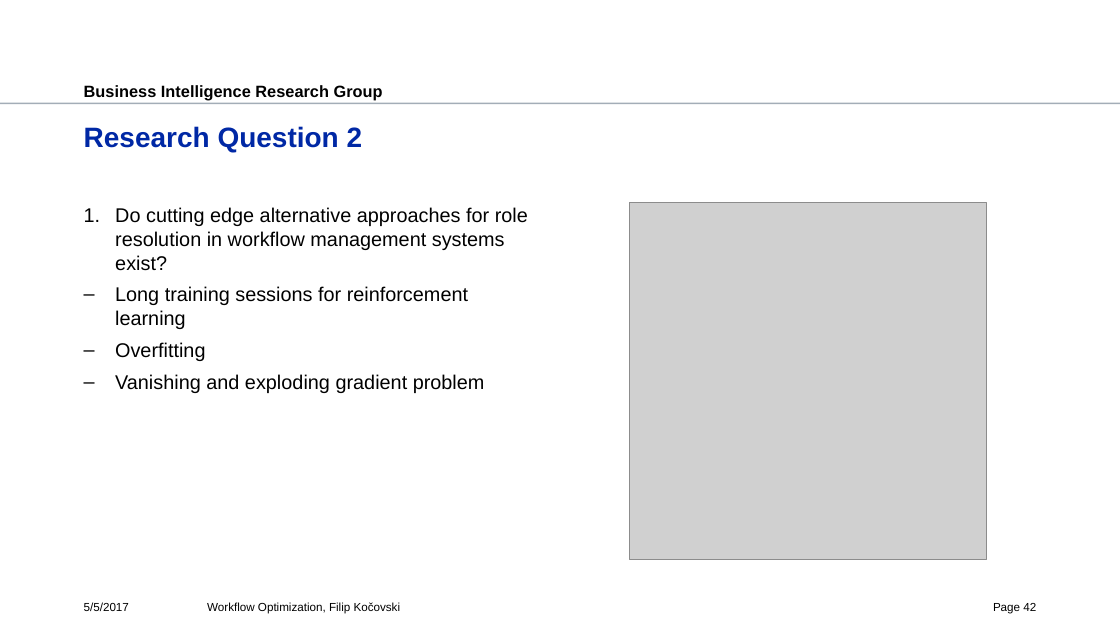
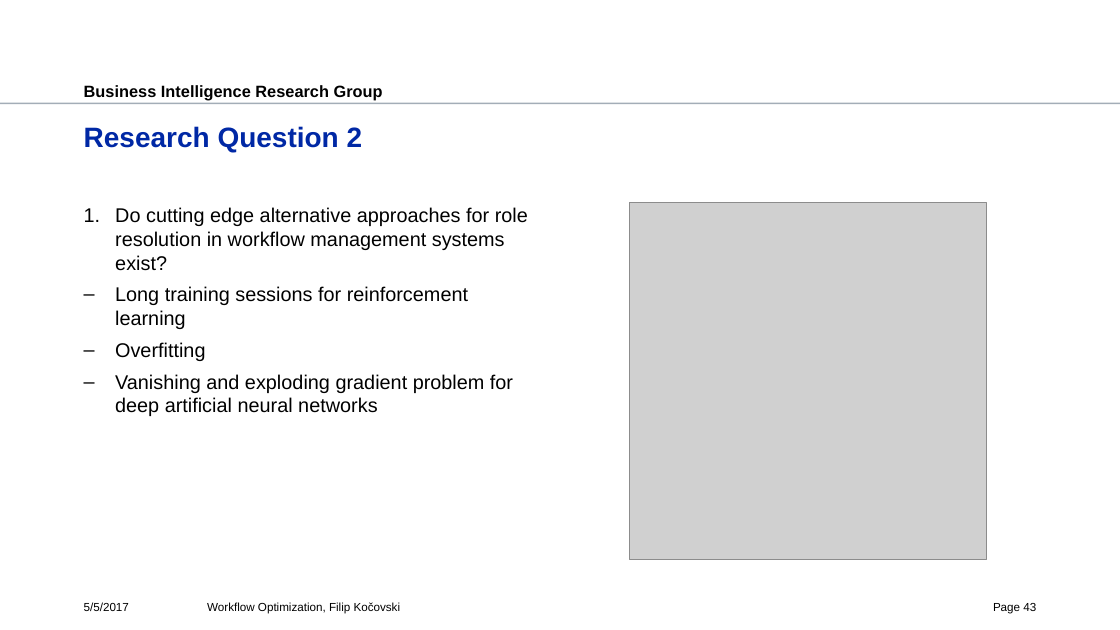
Before and after one commit to fkocovski/mt_presentation, a slide deck: slide 43 of Workflow Optimization.pptx (slide 42 before the commit). Drawn at 1120x630 pixels with LibreOffice and Linux fonts; fonts in the diff are those of the drawing; grey boxes stand for pictures; background and template pictures are left out. Boxes give left, top, right and bottom in pixels: in the first picture for what was removed or moved away, otherwise in the second. Text is boxed around its words. In the diff, an @@ line names an element or a change of style, - is before the commit and + after.

Commit message:
fixes

```diff
--- a/Workflow Optimization.pptx
+++ b/Workflow Optimization.pptx
@@ text at (115,374,513,416): text changed @@
-– Vanishing and exploding gradient problem
+– Vanishing and exploding gradient problem for deep artificial neural networks
```
Also in this commit, not shown: 3 other slides changed, 1 slide added.
